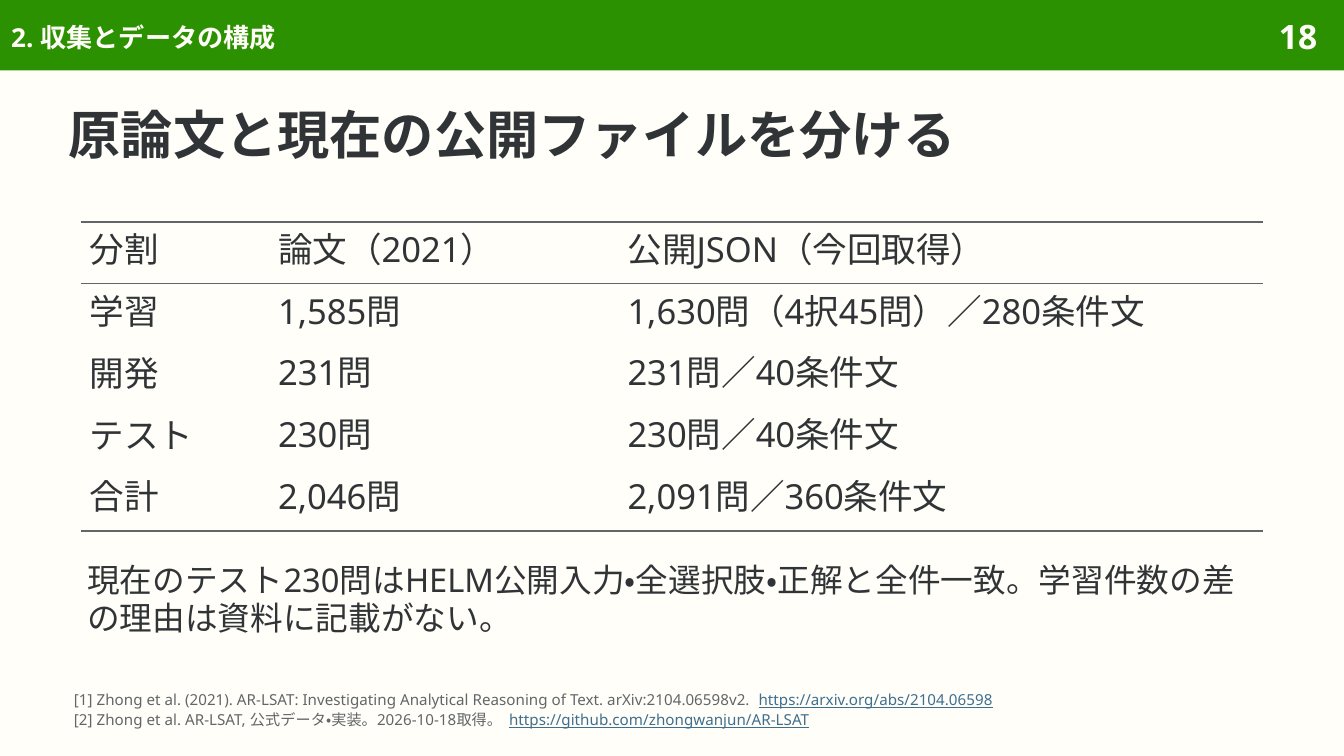
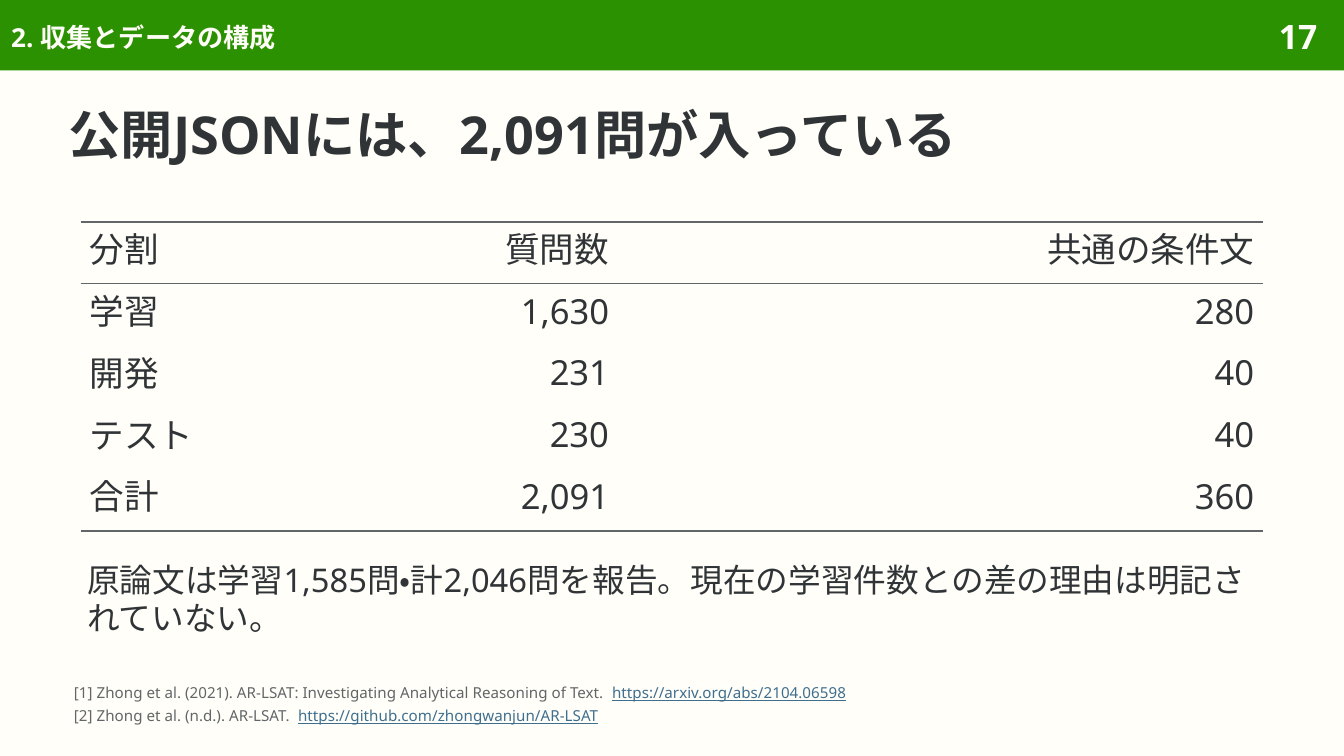
Before and after one commit to sasakiy84/datasets-in-10-minutes, a slide deck: slide 17 of slides/datasets-in-10-minutes-lsat.pptx (slide 18 before the commit). Drawn at 1344x756 pixels with LibreOffice and Linux fonts; fonts in the diff are those of the drawing. Boxes give left, top, right and bottom in pixels: in the first picture for what was removed or moved away, otherwise in the second. Text is boxed around its words. In the diff, an @@ line names an element or a change of style, - is before the commit and + after.

Commit message:
Center AR-LSAT on analytical reasoning and original dataset evaluation

```diff
--- a/slides/datasets-in-10-minutes-lsat.pptx
+++ b/slides/datasets-in-10-minutes-lsat.pptx
@@ page number at box(1279, 25, 1317, 49): text changed @@
-18
+17
@@ title at box(69, 109, 957, 165): text changed @@
-原論文と現在の公開ファイルを分ける
+公開JSONには、2,091問が入っている
@@ table at box(81, 222, 1263, 531) @@
-row 1, column 2: 論文（2021）
+row 1, column 2: 質問数
-row 1, column 3: 公開JSON（今回取得）
+row 1, column 3: 共通の条件文
-row 2, column 2: 1,585問
+row 2, column 2: 1,630
-row 2, column 3: 1,630問（4択45問）／280条件文
+row 2, column 3: 280
-row 3, column 2: 231問
+row 3, column 2: 231
-row 3, column 3: 231問／40条件文
+row 3, column 3: 40
-row 4, column 2: 230問
+row 4, column 2: 230
-row 4, column 3: 230問／40条件文
+row 4, column 3: 40
-row 5, column 2: 2,046問
+row 5, column 2: 2,091
-row 5, column 3: 2,091問／360条件文
+row 5, column 3: 360
@@ text at box(87, 564, 1245, 632): text changed @@
-現在のテスト230問はHELM公開入力・全選択肢・正解と全件一致。学習件数の差の理由は資料に記載がない。
+原論文は学習1,585問・計2,046問を報告。現在の学習件数との差の理由は明記されていない。
@@ text at box(74, 686, 846, 725): text changed @@
-[1] Zhong et al. (2021). AR-LSAT: Investigating Analytical Reasoning of Text. arXiv:2104.06598v2. https://arxiv.org/abs/2104.06598
-[2] Zhong et al. AR-LSAT, 公式データ・実装。2026-10-18取得。 https://github.com/zhongwanjun/AR-LSAT
+[1] Zhong et al. (2021). AR-LSAT: Investigating Analytical Reasoning of Text. https://arxiv.org/abs/2104.06598
+[2] Zhong et al. (n.d.). AR-LSAT. https://github.com/zhongwanjun/AR-LSAT
```
Also in this commit, not shown: 47 other slides changed, 2 slides added, 11 slides removed, 44 other files.
